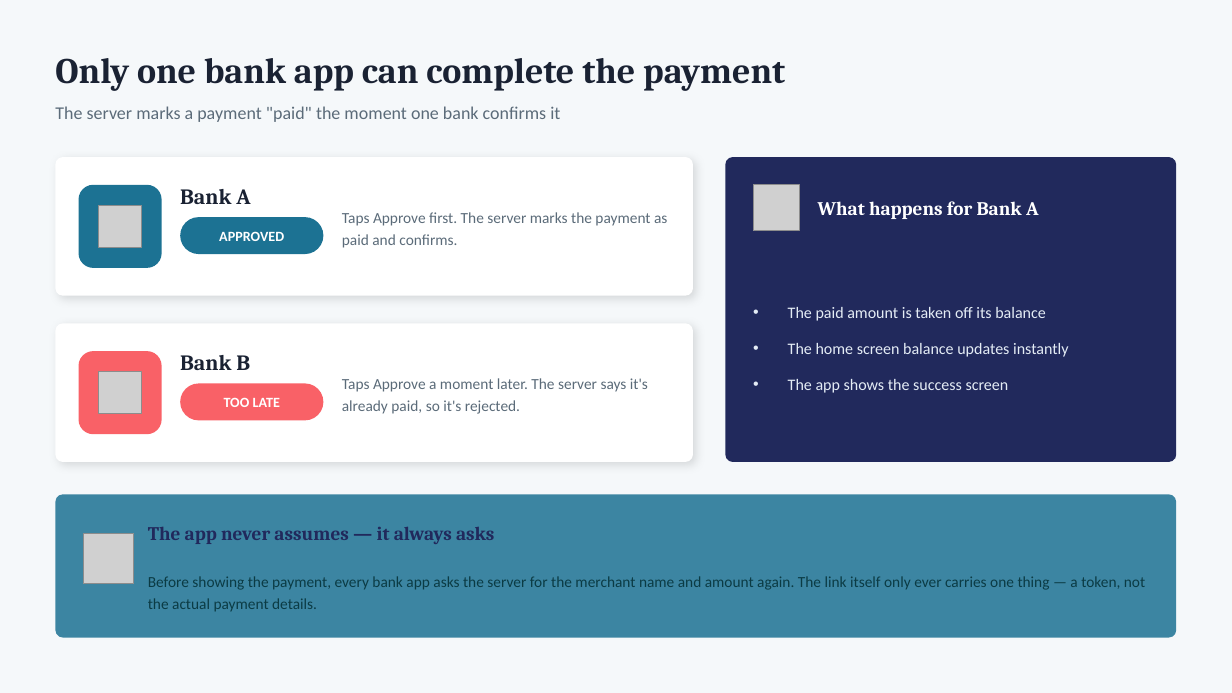
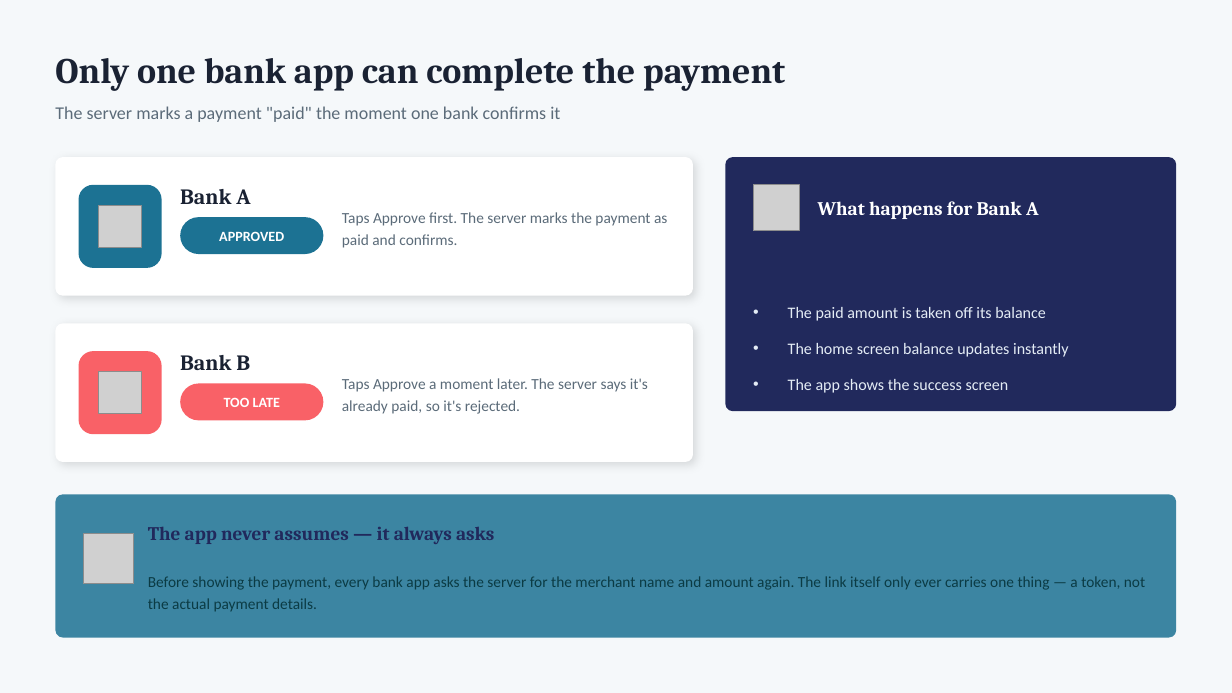
Before and after one commit to deandrehaijielim-commits/sgqr-deep-link-demo, a slide deck: slide 7 of SGQR_Deep_Linking_Simulation.pptx. Drawn at 1232x693 pixels with LibreOffice and Linux fonts; fonts in the diff are those of the drawing; grey boxes stand for pictures. Boxes give left, top, right and bottom in pixels: in the first picture for what was removed or moved away, otherwise in the second. Text is boxed around its words. In the diff, an @@ line names an element or a change of style, - is before the commit and + after.

Commit message:
Fix deck: correct bank brand colors, reduce whitespace, fix icon contrast

```diff
--- a/SGQR_Deep_Linking_Simulation.pptx
+++ b/SGQR_Deep_Linking_Simulation.pptx
@@ rounded rectangle: place and size @@
-rounded rectangle at [726, 157, 1177, 462]
+rounded rectangle at [726, 157, 1177, 411]
@@ rounded rectangle at [726, 157, 1177, 411]: proportions changed @@
```
Also in this commit, not shown: 7 other slides changed.
